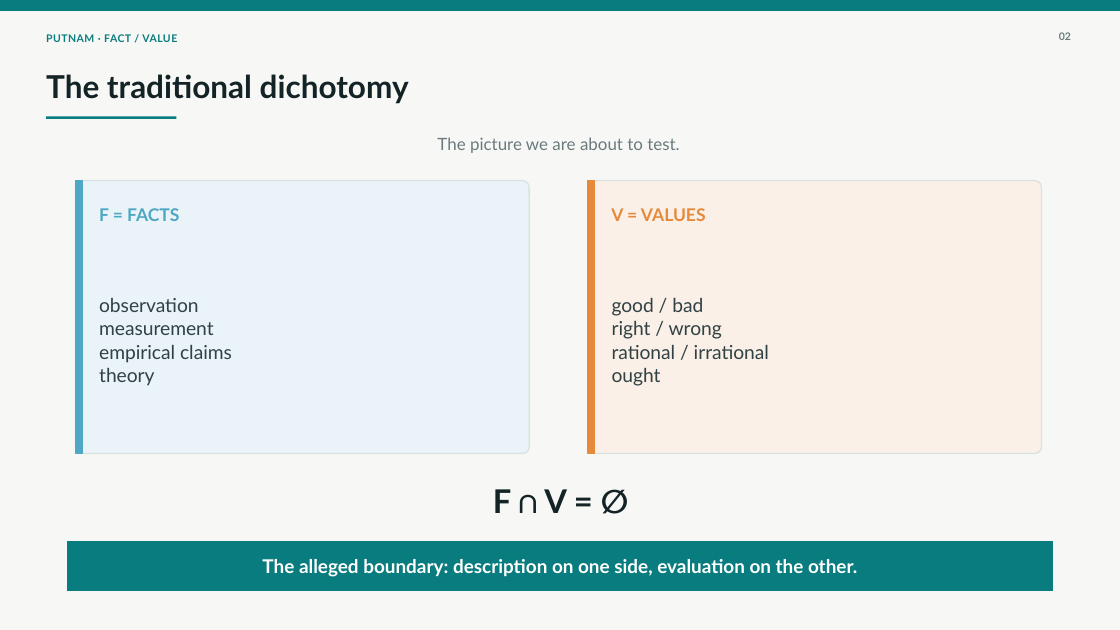
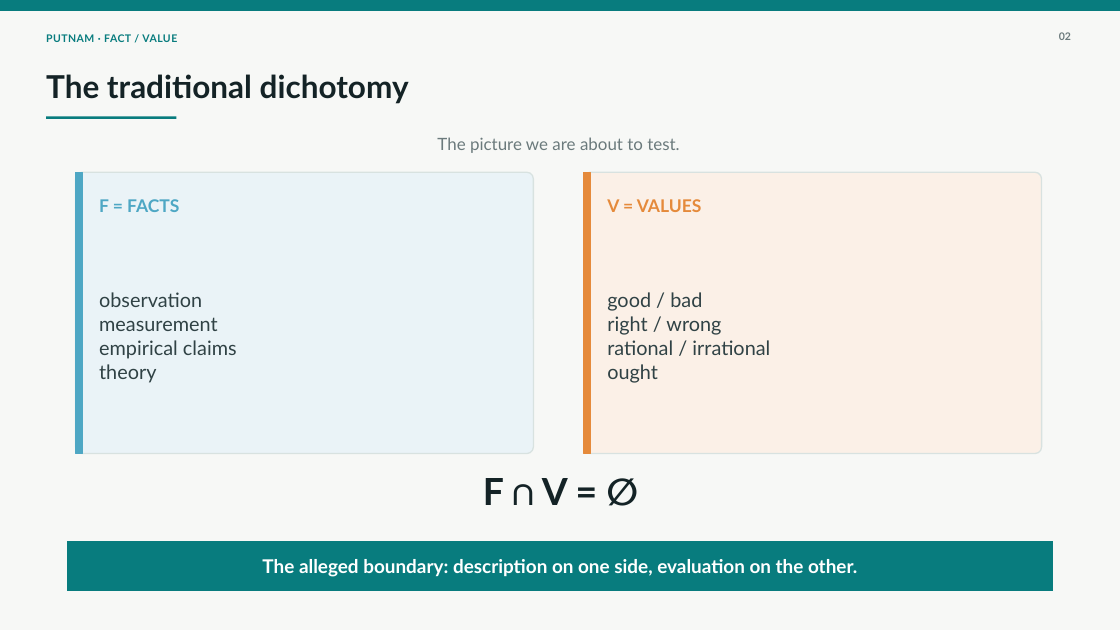
Before and after one commit to deepelegant99/fact-value-pdf, a slide deck: slide 2 of Presentation/Putnam_Fact_Value_Entanglement_YouTube_Deck.pptx. Drawn at 1120x630 pixels with LibreOffice and Linux fonts; fonts in the diff are those of the drawing. Boxes give left, top, right and bottom in pixels: in the first picture for what was removed or moved away, otherwise in the second. Text is boxed around its words. In the diff, an @@ line names an element or a change of style, - is before the commit and + after.

```diff
--- a/Presentation/Putnam_Fact_Value_Entanglement_YouTube_Deck.pptx
+++ b/Presentation/Putnam_Fact_Value_Entanglement_YouTube_Deck.pptx
@@ rounded rectangle resized from (x1=76, y1=181, x2=529, y2=454) to (x1=76, y1=172, x2=534, y2=454) @@
@@ rounded rectangle at (x1=76, y1=172, x2=534, y2=454): proportions changed @@
@@ rectangle resized from (x1=76, y1=181, x2=82, y2=454) to (x1=76, y1=172, x2=82, y2=454) @@
@@ rounded rectangle at (x1=584, y1=172, x2=1042, y2=454): proportions changed @@
@@ rounded rectangle resized from (x1=588, y1=181, x2=1042, y2=454) to (x1=584, y1=172, x2=1042, y2=454) @@
@@ rectangle resized from (x1=588, y1=181, x2=595, y2=454) to (x1=584, y1=172, x2=591, y2=454) @@
@@ text "F = FACTS" moved from (x1=99, y1=208, x2=179, y2=221) to (x1=99, y1=199, x2=179, y2=212) @@
@@ text "V = VALUES" moved from (x1=611, y1=208, x2=706, y2=221) to (x1=607, y1=199, x2=702, y2=212) @@
@@ text "observation" at (x1=99, y1=292, x2=237, y2=383): size 16.5 to 17 pt @@
@@ text "good / bad" at (x1=607, y1=292, x2=770, y2=383): size 16.5 to 17 pt @@
@@ text "F ∩ V = ∅" moved from (x1=493, y1=489, x2=567, y2=513) to (x1=483, y1=478, x2=568, y2=505) @@
@@ text "F ∩ V = ∅" at (x1=483, y1=478, x2=568, y2=505): size 28 to 32 pt @@
```
Also in this commit, not shown: 18 other slides changed, 1 other file.
